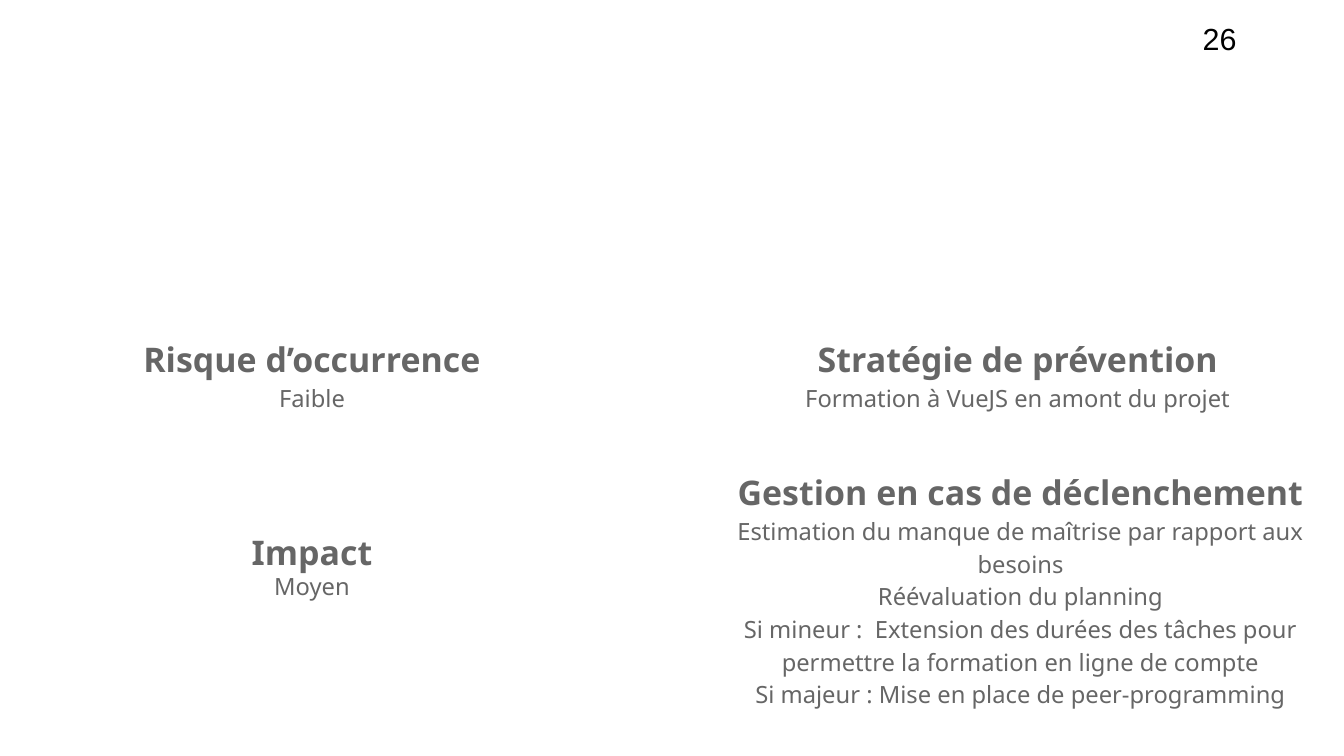
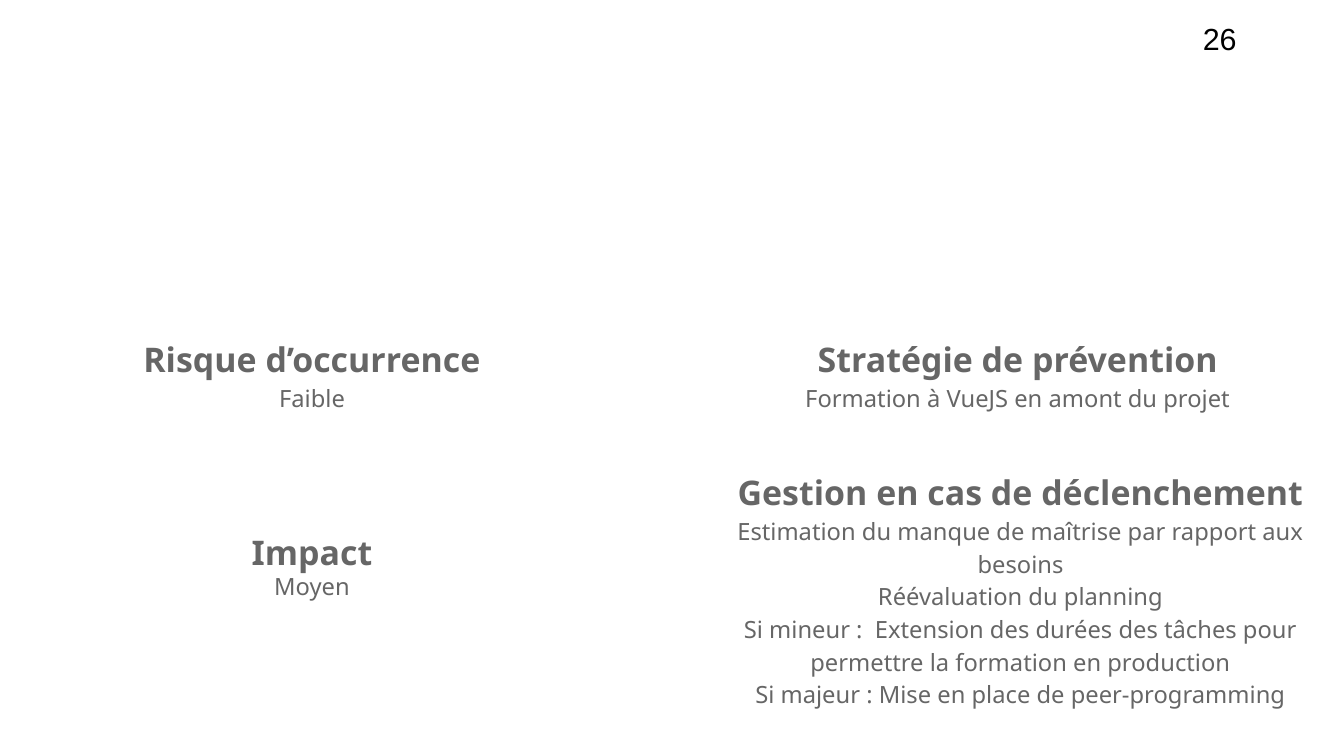
Before and after one commit to Szyckaa/UE-PROJET-DOCS-GESTION, a slide deck: slide 26 of Initialisation/Support de réunion de lancement.odp. Drawn at 1344x756 pixels with LibreOffice and Linux fonts; fonts in the diff are those of the drawing; background and template pictures are left out. Boxes give left, top, right and bottom in pixels: in the first picture for what was removed or moved away, otherwise in the second. Text is boxed around its words. In the diff, an @@ line names an element or a change of style, - is before the commit and + after.

```diff
--- a/Initialisation/Support de réunion de lancement.odp
+++ b/Initialisation/Support de réunion de lancement.odp
@@ text at (744, 620, 1297, 677): text changed @@
-Si mineur : Extension des durées des tâches pour permettre la formation en ligne de compte
+Si mineur : Extension des durées des tâches pour permettre la formation en production
```
Also in this commit, not shown: 2 other slides changed, 1 other file.
